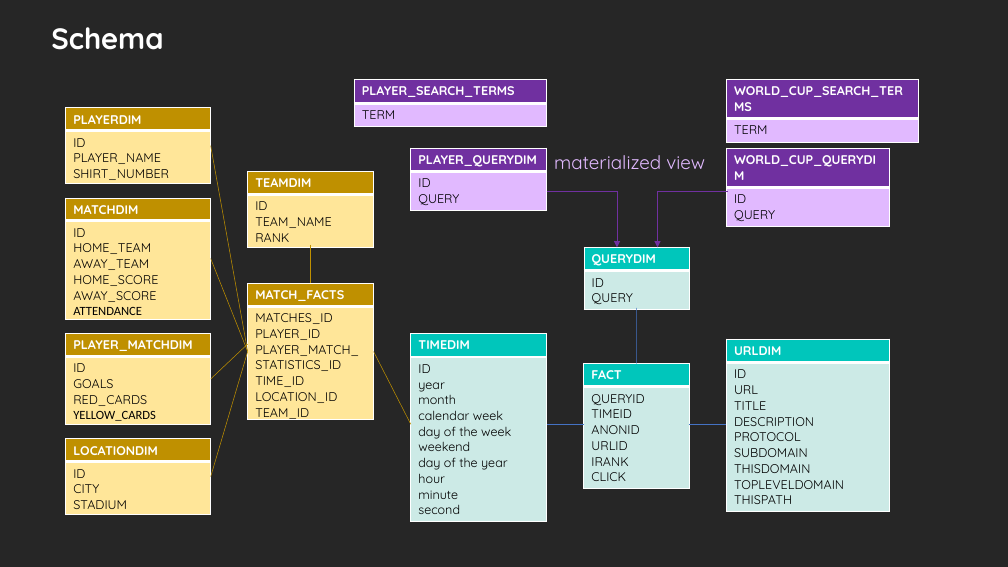
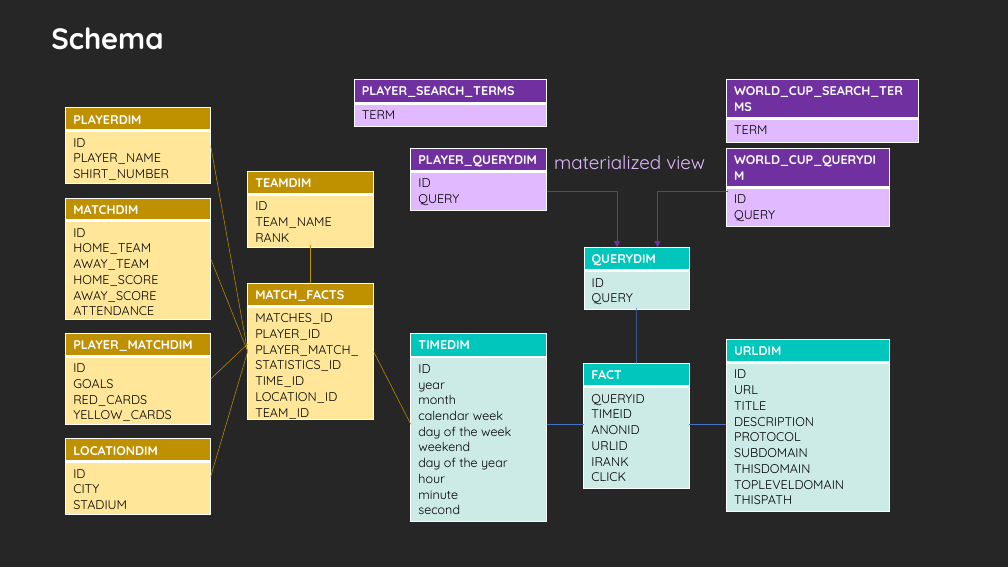
Before and after one commit to AhmedDiderRahat/wise_2324_bi_project, a slide deck: slide 2 of presentation/presentation.pptx. Drawn at 1008x567 pixels with LibreOffice and Linux fonts; fonts in the diff are those of the drawing. Boxes give left, top, right and bottom in pixels: in the first picture for what was removed or moved away, otherwise in the second. Text is boxed around its words. In the diff, an @@ line names an element or a change of style, - is before the commit and + after.

```diff
--- a/presentation/presentation.pptx
+++ b/presentation/presentation.pptx
@@ table at (x1=66, y1=198, x2=211, y2=324) @@
@@ font Calibri to Quicksand in "ATTENDANCE" @@
@@ table at (x1=66, y1=333, x2=211, y2=425) @@
@@ font Calibri to Quicksand in "YELLOW_CARDS" @@
```
Also in this commit, not shown: 3 other files.
